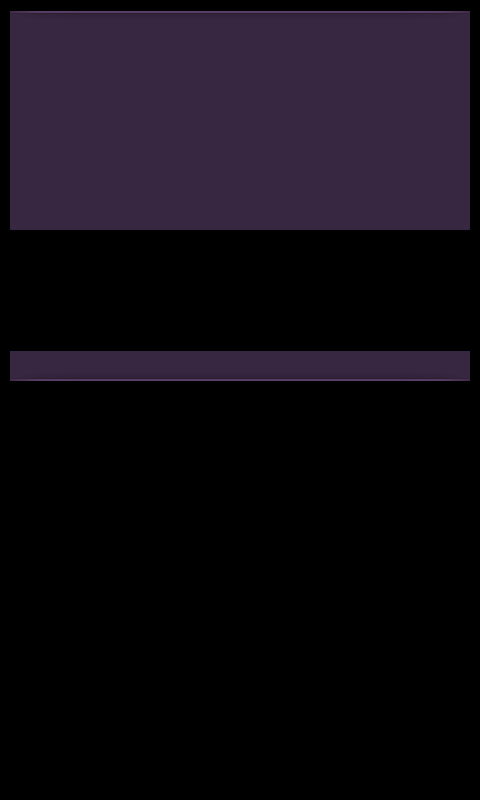
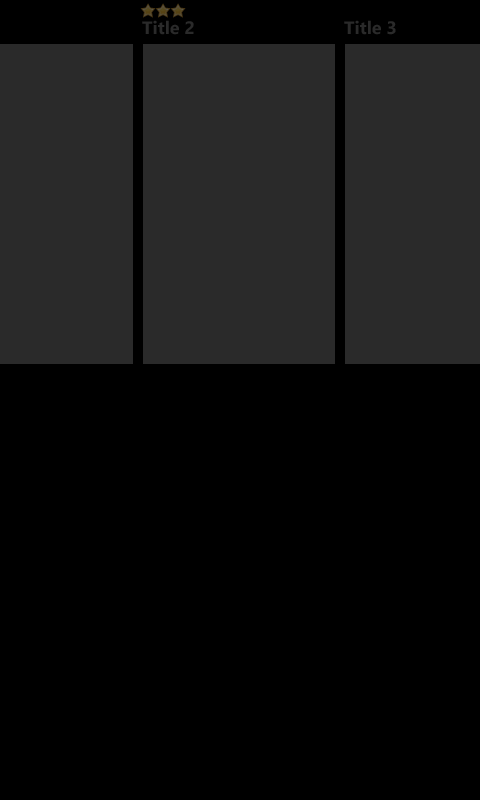
Layered file, before and after one edit (w=480, h=800). Changes by layer:
added group "Test 2" with 5 layers above "Test 1" over [0, 3, 480, 381]
added layer "Star copy 2" (35%) in group "Test 2" over [140, 3, 186, 19]
hid "Layer 2", opacity 100% → 30%, moved it into group "Test 2", painted on it over [10, 351, 470, 381]
added layer "Title 3" in group "Test 2" over [344, 20, 396, 35]
added layer "Title 2" in group "Test 2" over [142, 20, 194, 35]
added layer "Levels" in group "Test 2" over [0, 44, 480, 364]
added group "Test 1" with 2 layers above "Background" over [10, 11, 470, 381]
hid "Layer 1", moved it into group "Test 1", painted on it over [10, 11, 470, 370]
removed layer "Layer 3" over [10, 46, 470, 230]
